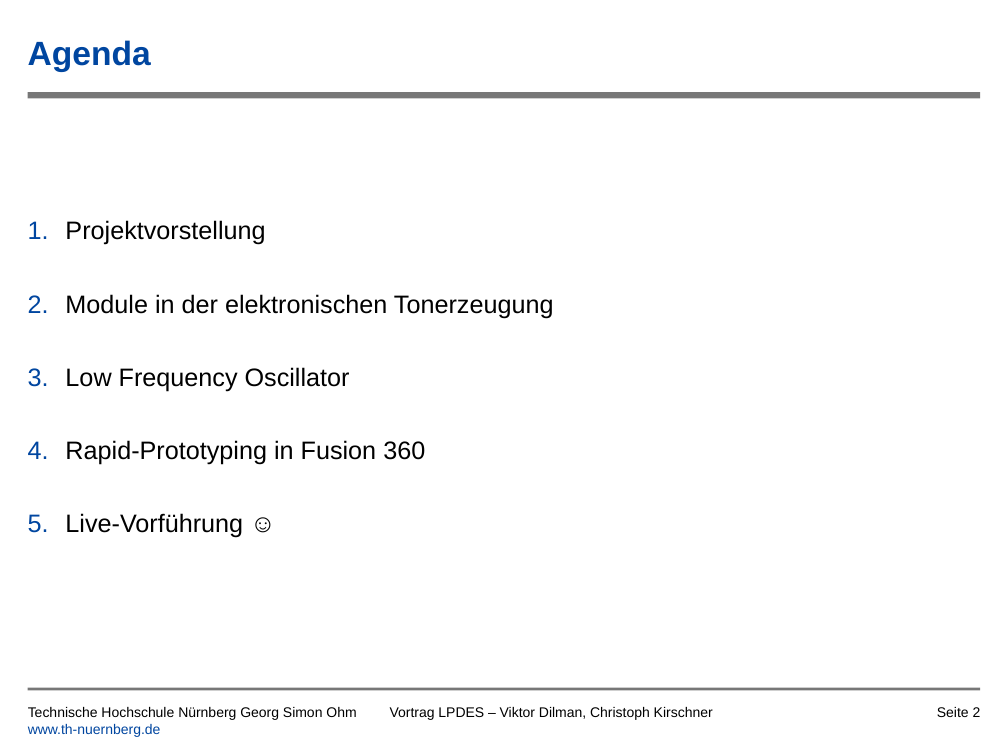
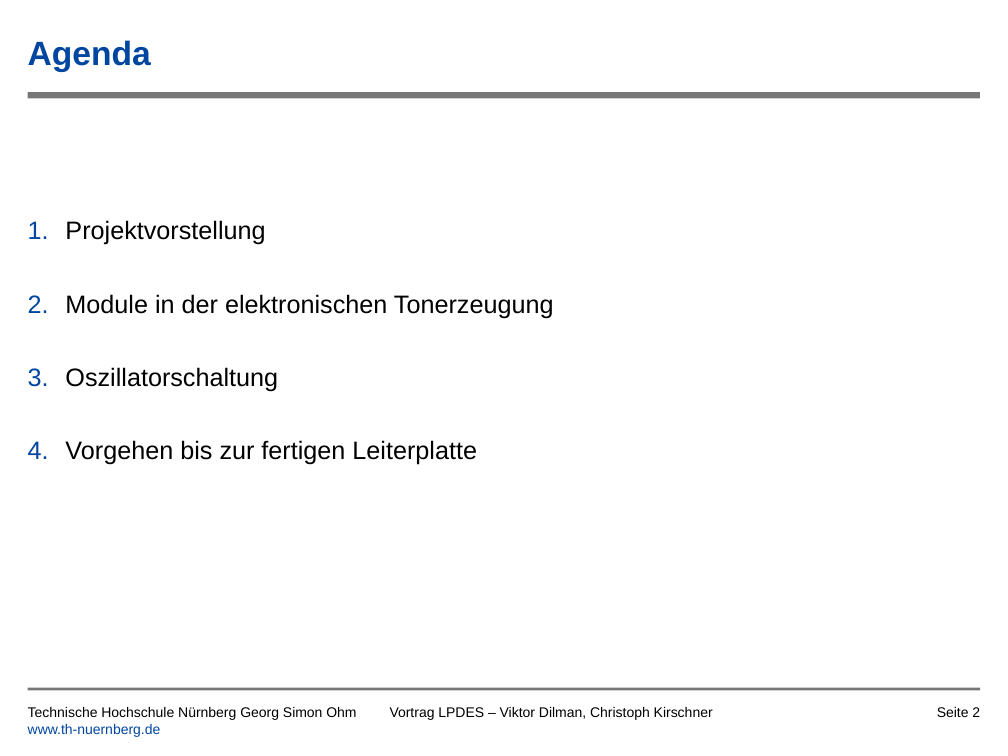
Before and after one commit to tsedlmeier/Synthesizer, a slide deck: slide 2 of Vortrag/Leiterplatte_als_Musikinstrument_Kirschner_Dilman.pptx. Drawn at 1008x756 pixels with LibreOffice and Linux fonts; fonts in the diff are those of the drawing; background and template pictures are left out. Boxes give left, top, right and bottom in pixels: in the first picture for what was removed or moved away, otherwise in the second. Text is boxed around its words. In the diff, an @@ line names an element or a change of style, - is before the commit and + after.

```diff
--- a/Vortrag/Leiterplatte_als_Musikinstrument_Kirschner_Dilman.pptx
+++ b/Vortrag/Leiterplatte_als_Musikinstrument_Kirschner_Dilman.pptx
@@ text at <box>65,367,477,464</box>: text changed @@
-3. Low Frequency Oscillator
-4. Rapid-Prototyping in Fusion 360
-5. Live-Vorführung ☺
+3. Oszillatorschaltung
+4. Vorgehen bis zur fertigen Leiterplatte
```
Also in this commit, not shown: 11 other slides changed, 2 slides removed, 2 other files.
